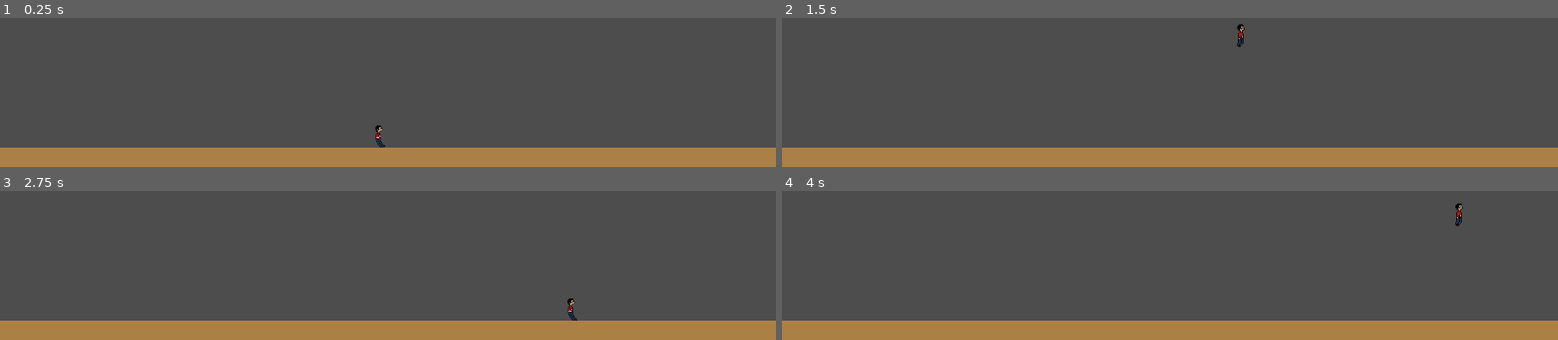
Above: before the commit, frames 1-4 (two rows, left to right).
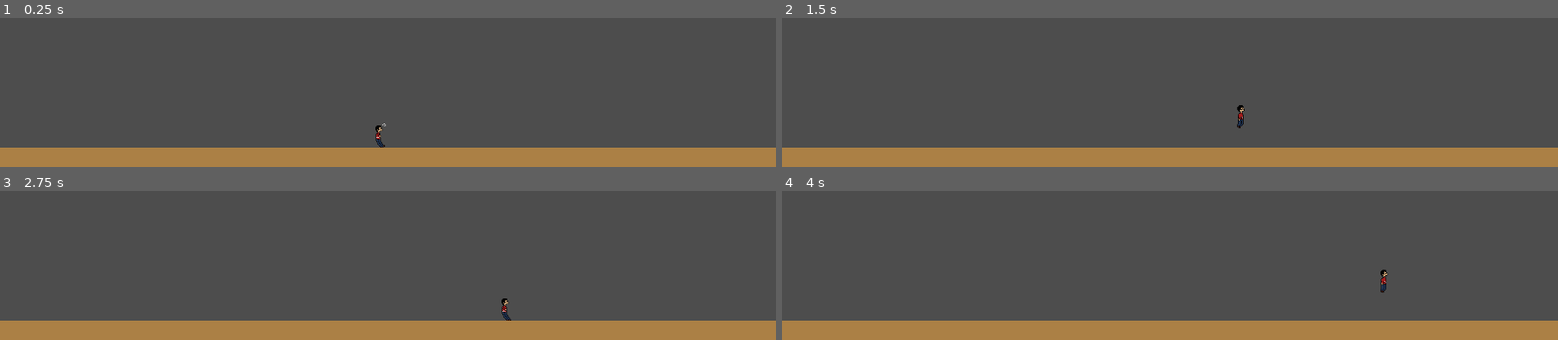
Above: after the commit, the same moments.

Repository: loganmacdougall/GlobalGameJam2025
Game: Godot game, scene res://scenes/floors/floor_00.tscn
Two runs of this game, one before a commit and one after it. Both use one fixed random seed, a clock stepped at 60 frames per second and the inputs below. The project has no main scene, so this scene is started directly.
Inputs:
- Up to frame 1 (0.25 s): no input
- Up to frame 2 (1.5 s): tap Enter at 0.5 s; hold Right (Right) from 0.53 s (still down); tap Space (Jump) at 0.6, 0.77, 1.07, 1.35 s
- Up to frame 3 (2.75 s): tap Space (Jump) at 1.52, 1.82, 2, 2.1 s; release Right (Right) at 2.03 s; hold Left (Left) from 2.03 s (still down)
- Up to frame 4 (4 s): release Left (Left) at 2.78 s; hold Right (Right) from 2.78 s (still down); tap Space (Jump) at 2.85, 3.02, 3.32, 3.6, 3.77 s

The runs differ from the first frame. In frame 1, less than 0.1% of the frame differs, in the area x 49-50%, y 70-73%; in frame 2, 0.2%, in the area x 58-60%, y 3-75%; in frame 3, 0.2%; in frame 4, 0.2%.

Commit message:
Bubble works with player

Diff:
--- a/nodes/bubble.tscn
+++ b/nodes/bubble.tscn
@@ -166,7 +166,7 @@
 "duration": 1.0,
 "texture": SubResource("AtlasTexture_thw7y")
 }],
-"loop": true,
+"loop": false,
 "name": &"pop_3",
 "speed": 5.0
 }, {
@@ -177,7 +177,7 @@
 "duration": 1.0,
 "texture": SubResource("AtlasTexture_68k2v")
 }],
-"loop": true,
+"loop": false,
 "name": &"pop_4",
 "speed": 5.0
 }, {
@@ -188,7 +188,7 @@
 "duration": 1.0,
 "texture": SubResource("AtlasTexture_lrrwh")
 }],
-"loop": true,
+"loop": false,
 "name": &"pop_5",
 "speed": 5.0
 }]
@@ -215,40 +215,50 @@
 [sub_resource type="CircleShape2D" id="CircleShape2D_llsj7"]
 radius = 12.0
 
-[node name="Bubble" type="Area2D"]
+[node name="Bubble" type="Area2D" groups=["Player"]]
+position = Vector2(103, 40)
 script = ExtResource("1_p4o00")
 
 [node name="AnimatedSprite2D" type="AnimatedSprite2D" parent="."]
 unique_name_in_owner = true
 sprite_frames = SubResource("SpriteFrames_gjvin")
-animation = &"grow_5"
+animation = &"grow_0"
 
 [node name="ColShape0" type="CollisionShape2D" parent="."]
+unique_name_in_owner = true
 visible = false
 position = Vector2(0, 11)
 shape = SubResource("CapsuleShape2D_3rxdt")
 
 [node name="ColShape1" type="CollisionShape2D" parent="."]
+unique_name_in_owner = true
 visible = false
 position = Vector2(-1, 10)
 shape = SubResource("CapsuleShape2D_2xipp")
 
 [node name="ColShape2" type="CollisionShape2D" parent="."]
+unique_name_in_owner = true
 visible = false
 position = Vector2(-1, 5)
 shape = SubResource("CapsuleShape2D_fqd61")
 
 [node name="ColShape3" type="CollisionShape2D" parent="."]
+unique_name_in_owner = true
 visible = false
 position = Vector2(0, 2)
 shape = SubResource("CapsuleShape2D_pxnou")
 
 [node name="ColShape4" type="CollisionShape2D" parent="."]
+unique_name_in_owner = true
 visible = false
 position = Vector2(0, -1)
 shape = SubResource("CircleShape2D_kncqk")
 
 [node name="ColShape5" type="CollisionShape2D" parent="."]
+unique_name_in_owner = true
 visible = false
 position = Vector2(-1, -3)
 shape = SubResource("CircleShape2D_llsj7")
+
+[connection signal="body_entered" from="." to="." method="_on_body_entered"]
+[connection signal="animation_finished" from="AnimatedSprite2D" to="." method="_on_animation_finished"]
--- a/nodes/player.tscn
+++ b/nodes/player.tscn
@@ -1,7 +1,8 @@
-[gd_scene load_steps=11 format=3 uid="uid://dmt6u2uu2ow53"]
+[gd_scene load_steps=12 format=3 uid="uid://dmt6u2uu2ow53"]
 
 [ext_resource type="Script" path="res://scripts/player.gd" id="1_nla4p"]
 [ext_resource type="Texture2D" uid="uid://cthmr81wq7f21" path="res://assets/sprites/player_sprites/player.png" id="2_xa3i5"]
+[ext_resource type="PackedScene" uid="uid://cn0fdcsnyvja5" path="res://nodes/bubble.tscn" id="3_jtkl6"]
 
 [sub_resource type="RectangleShape2D" id="RectangleShape2D_d33ov"]
 size = Vector2(11, 27)
@@ -71,7 +72,7 @@
 "speed": 5.0
 }]
 
-[node name="Player" type="CharacterBody2D"]
+[node name="Player" type="CharacterBody2D" groups=["Player"]]
 script = ExtResource("1_nla4p")
 
 [node name="CollisionShape2D" type="CollisionShape2D" parent="."]
@@ -82,4 +83,8 @@
 unique_name_in_owner = true
 position = Vector2(-2, -2)
 sprite_frames = SubResource("SpriteFrames_5qilq")
-animation = &"going_right"
+animation = &"ready_to_blow"
+
+[node name="Bubble" parent="." instance=ExtResource("3_jtkl6")]
+unique_name_in_owner = true
+position = Vector2(5.5, -33.5)
--- a/project.godot
+++ b/project.godot
@@ -19,6 +19,10 @@
 window/size/viewport_width=1280
 window/size/viewport_height=720
 window/stretch/mode="viewport"
+
+[global_group]
+
+Player="only assigned to player"
 
 [input]
 
--- a/scripts/bubble.gd
+++ b/scripts/bubble.gd
@@ -1,15 +1,23 @@
+class_name Bubble
 extends Area2D
 
 const BLOW_RATE = 0.5
 const POP_SIZE = 1.25
 
 @onready var sprite = %AnimatedSprite2D
+@onready var ColShape0: CollisionShape2D = %ColShape0
+@onready var ColShape1: CollisionShape2D = %ColShape1
+@onready var ColShape2: CollisionShape2D = %ColShape2
+@onready var ColShape3: CollisionShape2D = %ColShape3
+@onready var ColShape4: CollisionShape2D = %ColShape4
+@onready var ColShape5: CollisionShape2D = %ColShape5
+
 var bubble_size = 0.0
 var blowing_bubble = true
 
 var bubble_frame : int :
 	get():
-		return min(floor(bubble_size * 6), 5)
+		return min(floor(bubble_size * 5), 5)
 
 var grow_animation_name : String :
 	get():
@@ -19,15 +27,45 @@
 	get():
 		return "pop_" + str(bubble_frame)
 
+func _ready() -> void:
+	activate_correct_collider()
+	visible = false
+
 func _process(delta: float):
 	if blowing_bubble:
 		bubble_size += BLOW_RATE * delta
 		sprite.play(grow_animation_name)
+		activate_correct_collider()
 
-func blow_bubble(value: bool):
-	blowing_bubble = value
+	if bubble_size > 0:
+		visible = true
+
+	if bubble_size >= POP_SIZE:
+		pop_bubble()
+
+func activate_correct_collider():
+	var CollisionList = [ColShape0, ColShape1, ColShape2, ColShape3, ColShape4, ColShape5]
+
+	var current_bubble_frame = bubble_frame if bubble_size > 0 else -1
+	for i in range(CollisionList.size()):
+		var col: CollisionShape2D = CollisionList[i]
+		var col_disabled = i != current_bubble_frame
+		var needs_change = col.disabled != col_disabled
+		if needs_change:
+			col.set_deferred("disabled", col_disabled)
 
 func pop_bubble():
+	sprite.play(pop_animation_name)
 	blowing_bubble = false
-	sprite.play(pop_animation_name)
 	bubble_size = 0
+	activate_correct_collider()
+
+func _on_body_entered(body: Node2D) -> void:
+	if body.is_in_group("Player"):
+		return
+
+	pop_bubble()
+
+
+func _on_animation_finished() -> void:
+	visible = false
--- a/scripts/player.gd
+++ b/scripts/player.gd
@@ -2,7 +2,6 @@
 
 const SPEED = 100.0
 const JUMP_VELOCITY = -400.0
-const BLOW_RATE = 0.5
 const FLUTTER_POWER = 100.0
 const MIN_BUBBLE_POWER = 500
 const MAX_BUBBLE_POWER = 900
@@ -12,14 +11,21 @@
 const ANI_BLOW_STANDING = "ready_to_blow"
 const ANI_STANDING = "standing_still"
 
+@onready var bubble : Bubble = %Bubble
 @onready var sprite : AnimatedSprite2D = %AnimatedSprite2D
 
 var previously_on_floor = true
 var just_landed_on_floor : bool :
 	get():
 		return is_on_floor() and not previously_on_floor
-var blowing_bubble = false
-var bubble_size = 0.0
+var blowing_bubble: bool:
+	get():
+		return bubble.blowing_bubble
+	set(v):
+		bubble.blowing_bubble = v
+var bubble_size: float:
+	get():
+		return bubble.bubble_size
 
 var base_gravity: float = ProjectSettings.get_setting("physics/2d/default_gravity")
 var gravity: float:
@@ -38,6 +44,7 @@
 	else:
 		handle_fluttering(delta)
 
+
 	velocity.y = min(velocity.y + gravity * delta, gravity / 2)
 	previously_on_floor = is_on_floor()
 
@@ -53,10 +60,7 @@
 		blowing_bubble = false
 
 	if just_landed_on_floor:
-		bubble_size = 0
-
-	if blowing_bubble:
-		bubble_size += BLOW_RATE * delta
+		bubble.pop_bubble()
 
 	if bubble_size > 0:
 		gravity = base_gravity - lerpf(MIN_BUBBLE_POWER, MAX_BUBBLE_POWER, min(bubble_size, 1))
@@ -64,12 +68,16 @@
 		gravity = base_gravity
 
 func handle_jumping():
+	var just_pressed_jump = Input.is_action_just_pressed("Jump")
 	var just_released_jump = Input.is_action_just_released("Jump")
 	var on_floor = is_on_floor()
 
 	if just_released_jump and on_floor:
 		print(gravity)
 		velocity.y = JUMP_VELOCITY
+	elif just_pressed_jump and not blowing_bubble and not on_floor and bubble_size > 0:
+		bubble.pop_bubble()
+
 
 func handle_fluttering(delta: float):
 	var direction = Input.get_axis("Left", "Right")
Not shown: 1 places in nodes/bubble.tscn that only renumber resources
